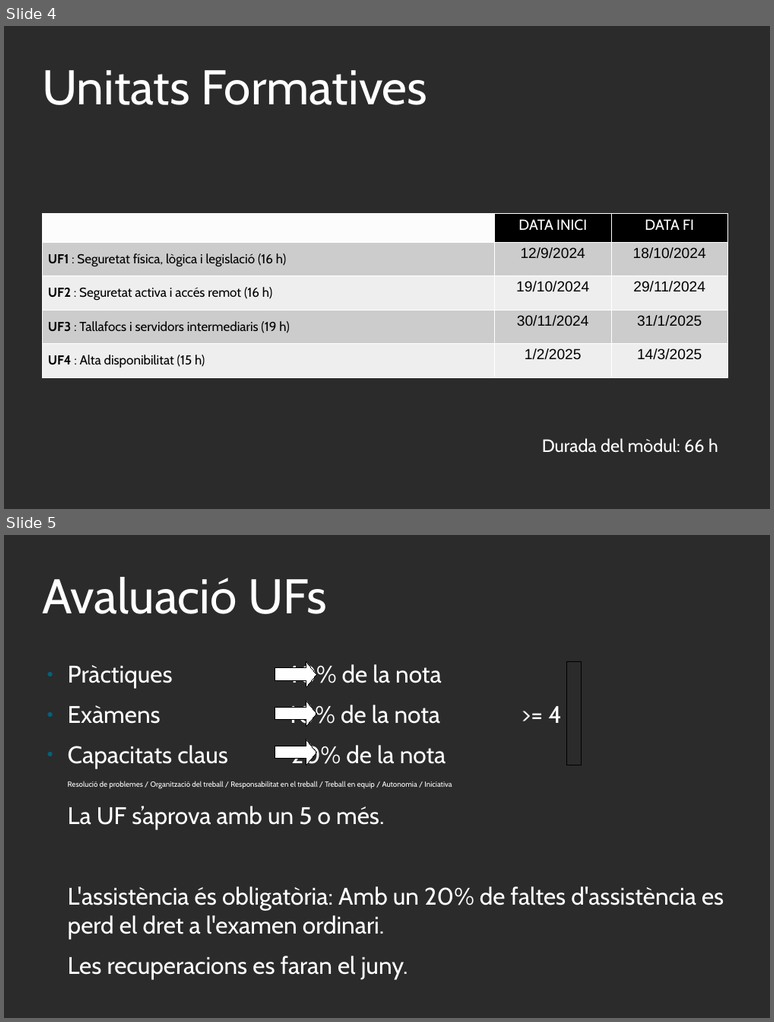
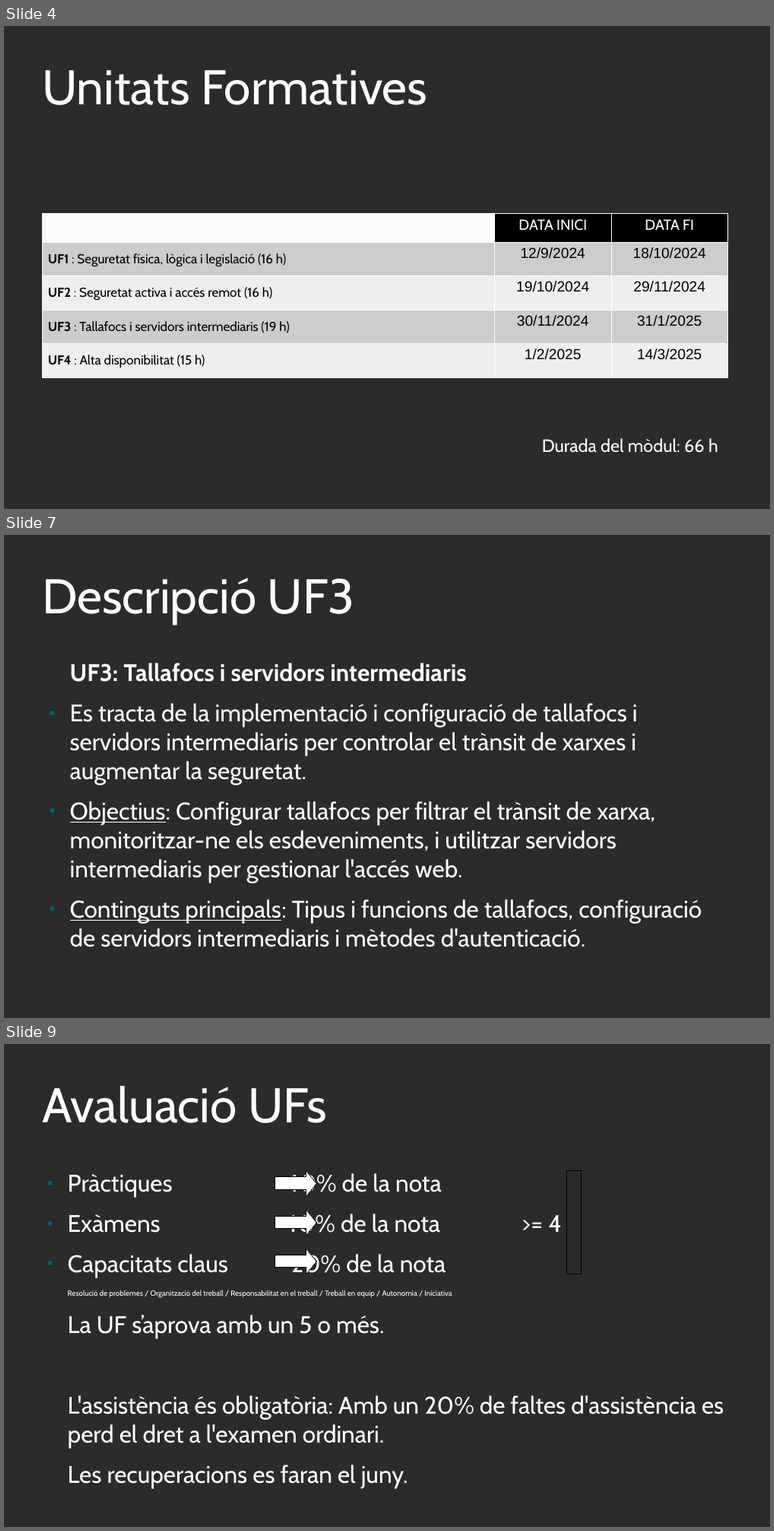
Before and after one commit to xbaubes/xbaubes, a slide deck: Presentacions/[ASIX-MP11] Seguretat i alta disponibilitat.odp. Shown one above the other, each under a label of ours: slides 4 and 5 before the commit, slides 4, 7 and 9 after it; the slides between them are not shown. The pictures are 774x1022 and 774x1531 pixels, drawn with LibreOffice and Linux fonts; fonts in the diff are those of the drawing; background and template pictures are left out; a plain dark background stands for a picture behind light text. Boxes give left, top, right and bottom in pixels: in the first picture for what was removed or moved away, otherwise in the second. Text is boxed around its words. In the diff, an @@ line names an element or a change of style, - is before the commit and + after.

```diff
--- a/Presentacions/[ASIX-MP11] Seguretat i alta disponibilitat.odp
+++ b/Presentacions/[ASIX-MP11] Seguretat i alta disponibilitat.odp
@@ slide 7 added at [4,535,770,1018], background picture (left out) @@
@@ title added at [42,578,355,625], 60 pt, text #FFFFFF @@
+Descripció UF3
@@ text added at [70,663,702,947], 29.6 pt, text #FFFFFF @@
+UF3: Tallafocs i servidors intermediaris
+● Es tracta de la implementació i configuració de tallafocs i servidors intermediaris per controlar el trànsit de xarxes i augmentar la seguretat.
+● Objectius: Configurar tallafocs per filtrar el trànsit de xarxa, monitoritzar-ne els esdeveniments, i utilitzar servidors intermediaris per gestionar l'accés web.
+● Continguts principals: Tipus i funcions de tallafocs, configuració de servidors intermediaris i mètodes d'autenticació.
@@ what was slide 5 is now slide 9 @@
```
Also in this commit, not shown: 3 other slides added, 1 other file.
